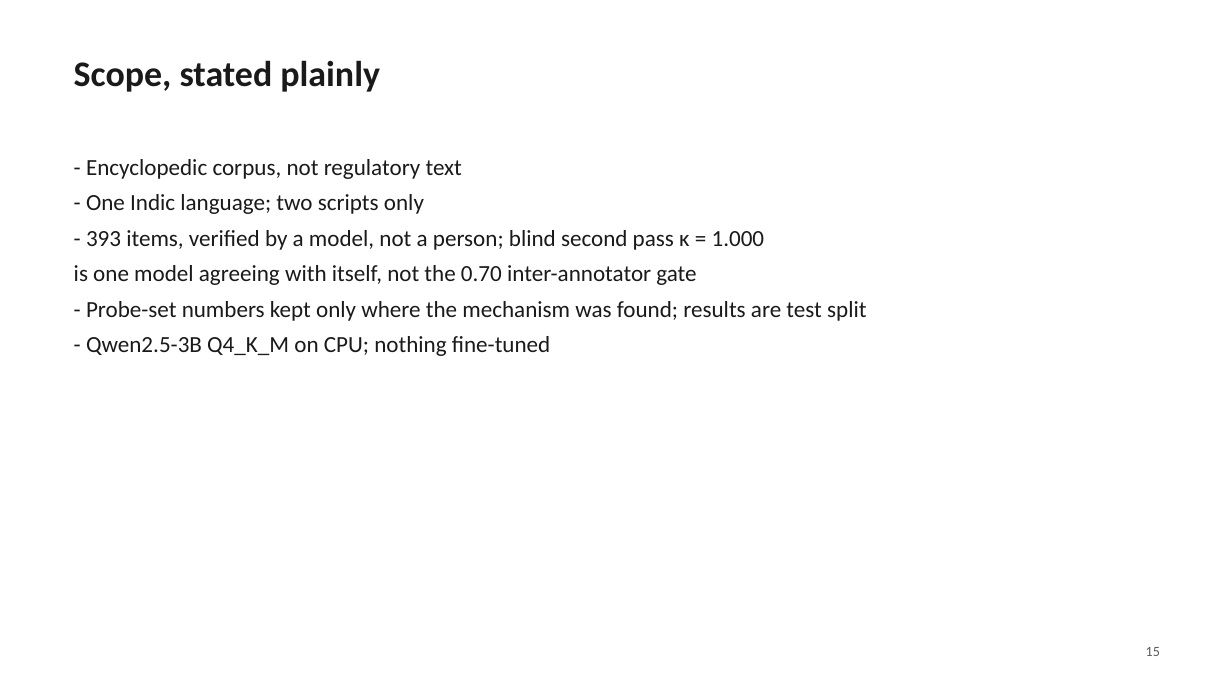
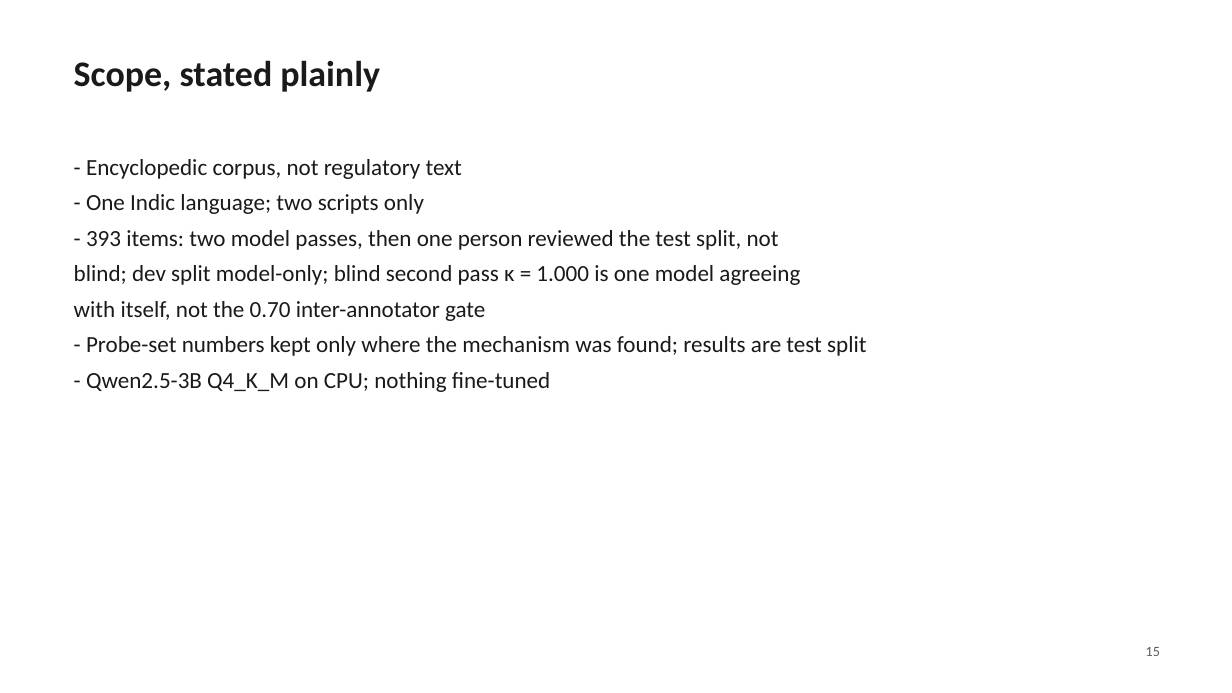
Before and after one commit to dhruvv1402/IndicRAG-QA, a slide deck: slide 15 of paper/IndicRAG-QA-slides.pptx. Drawn at 1232x693 pixels with LibreOffice and Linux fonts; fonts in the diff are those of the drawing. Boxes give left, top, right and bottom in pixels: in the first picture for what was removed or moved away, otherwise in the second. Text is boxed around its words. In the diff, an @@ line names an element or a change of style, - is before the commit and + after.

```diff
--- a/paper/IndicRAG-QA-slides.pptx
+++ b/paper/IndicRAG-QA-slides.pptx
@@ text at bbox=[74, 230, 800, 321]: text changed @@
-- 393 items, verified by a model, not a person; blind second pass κ = 1.000
-is one model agreeing with itself, not the 0.70 inter-annotator gate
+- 393 items: two model passes, then one person reviewed the test split, not
+blind; dev split model-only; blind second pass κ = 1.000 is one model agreeing
+with itself, not the 0.70 inter-annotator gate
```
Also in this commit, not shown: 1 other slide changed, 31 other files.
